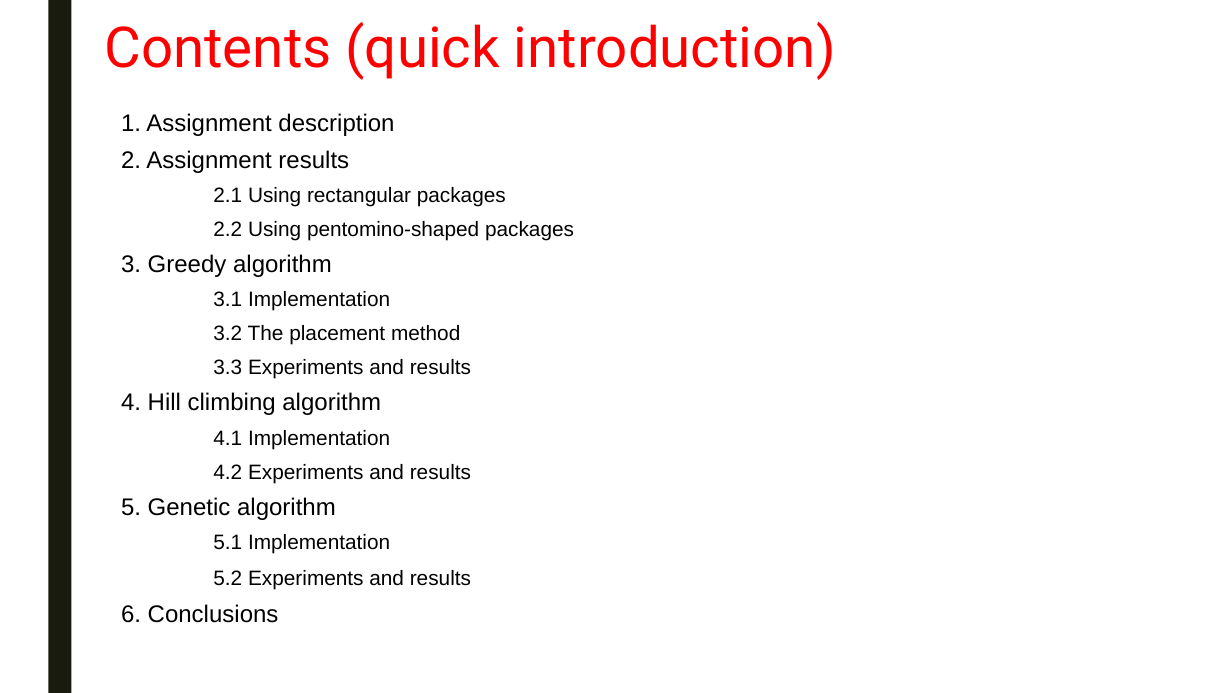
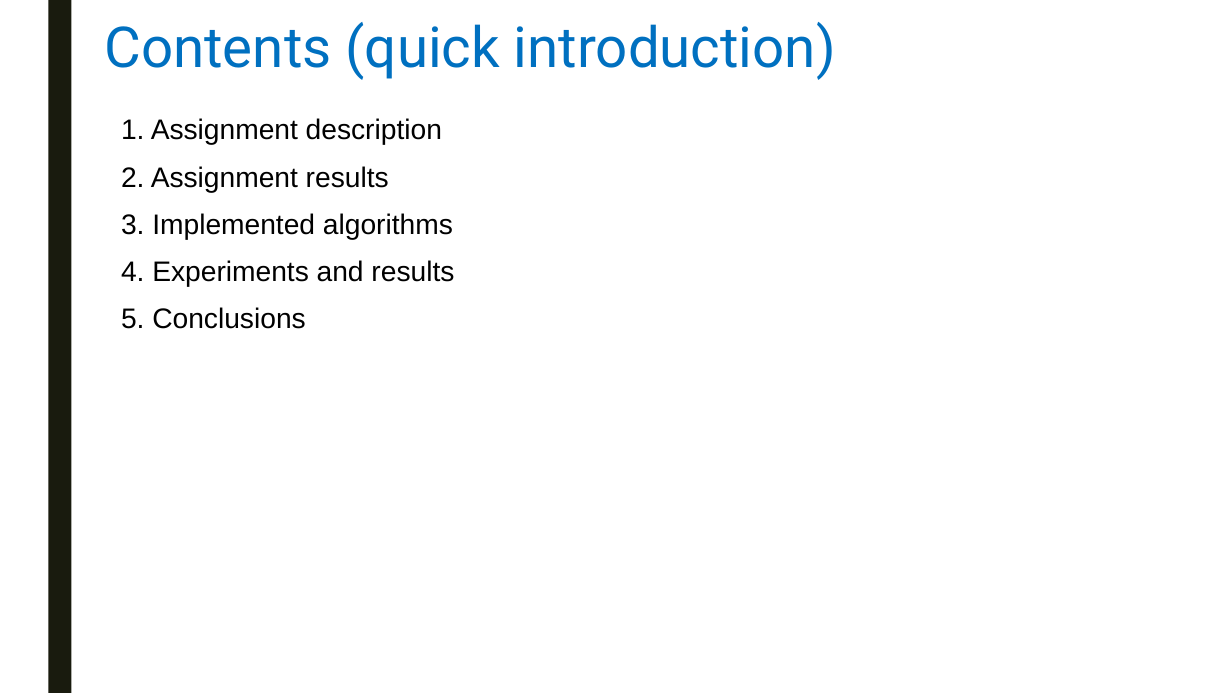
Before and after one commit to swengeler/PP3, a slide deck: slide 2 of Report, presentation and related stuff/Knapsack_problem.pptx. Drawn at 1232x693 pixels with LibreOffice and Linux fonts; fonts in the diff are those of the drawing. Boxes give left, top, right and bottom in pixels: in the first picture for what was removed or moved away, otherwise in the second. Text is boxed around its words. In the diff, an @@ line names an element or a change of style, - is before the commit and + after.

```diff
--- a/Report, presentation and related stuff/Knapsack_problem.pptx
+++ b/Report, presentation and related stuff/Knapsack_problem.pptx
@@ title "Contents (quick introduction)" at bbox=[104, 22, 836, 80]: text colour #FF0000 to #0070C0 @@
@@ text at bbox=[121, 118, 442, 193]: size 18.7 to 22 pt in "1. Assignment description", "2. Assignment results"; line spacing 0.74 to 0.94 @@
@@ text at bbox=[121, 213, 454, 329]: text changed; size 16.1 to 22 pt @@
-2.1 Using rectangular packages
-2.2 Using pentomino-shaped packages
-3. Greedy algorithm
-3.1 Implementation
-3.2 The placement method
-3.3 Experiments and results
-4. Hill climbing algorithm
-4.1 Implementation
-4.2 Experiments and results
-5. Genetic algorithm
-5.1 Implementation
-5.2 Experiments and results
-6. Conclusions
+3. Implemented algorithms
+4. Experiments and results
+5. Conclusions
```
Also in this commit, not shown: 18 other slides changed, 2 slides added, 2 slides removed.
